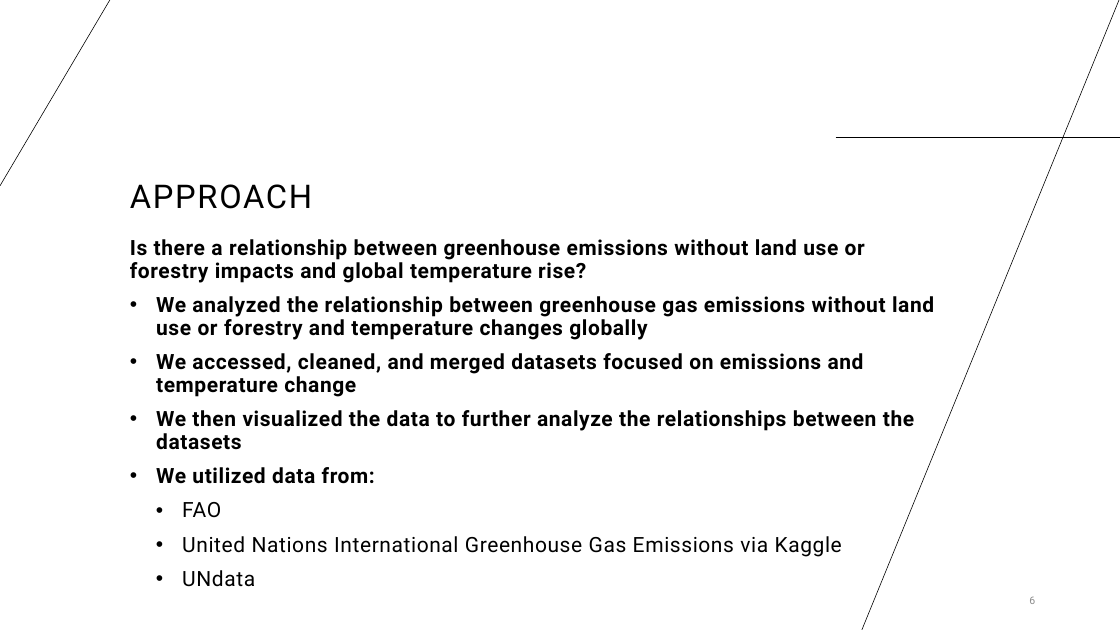
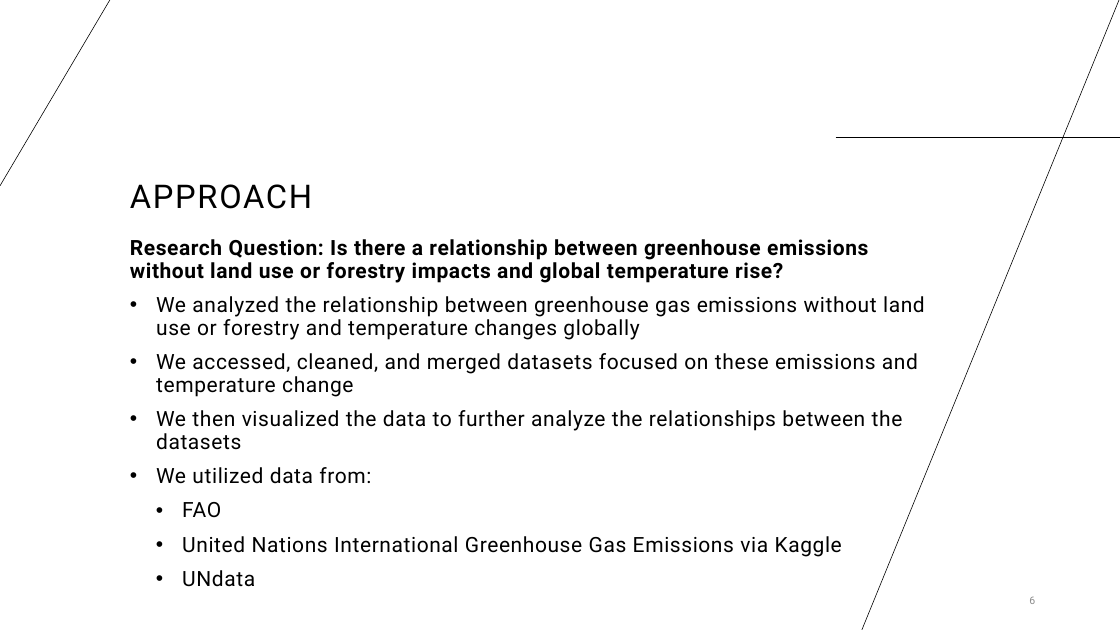
Before and after one commit to LaserLon/EDA, a slide deck: slide 6 of Chelsey/Group_1_EDA_Presentation.pptx. Drawn at 1120x630 pixels with LibreOffice and Linux fonts; fonts in the diff are those of the drawing. Boxes give left, top, right and bottom in pixels: in the first picture for what was removed or moved away, otherwise in the second. Text is boxed around its words. In the diff, an @@ line names an element or a change of style, - is before the commit and + after.

```diff
--- a/Chelsey/Group_1_EDA_Presentation.pptx
+++ b/Chelsey/Group_1_EDA_Presentation.pptx
@@ text at bbox=[130, 239, 868, 283]: text changed @@
-Is there a relationship between greenhouse emissions without land use or forestry impacts and global temperature rise?
+Research Question: Is there a relationship between greenhouse emissions without land use or forestry impacts and global temperature rise?
@@ text at bbox=[156, 296, 925, 484]: bold off in "We analyzed the relationship between greenhouse gas ...", "We then visualized the data to further ...", "We utilized data from:" @@
@@ text at bbox=[156, 353, 918, 397]: text changed; bold off @@
-• We accessed, cleaned, and merged datasets focused on emissions and temperature change
+• We accessed, cleaned, and merged datasets focused on these emissions and temperature change
```
Also in this commit, not shown: 5 other slides changed, 1 other file.
